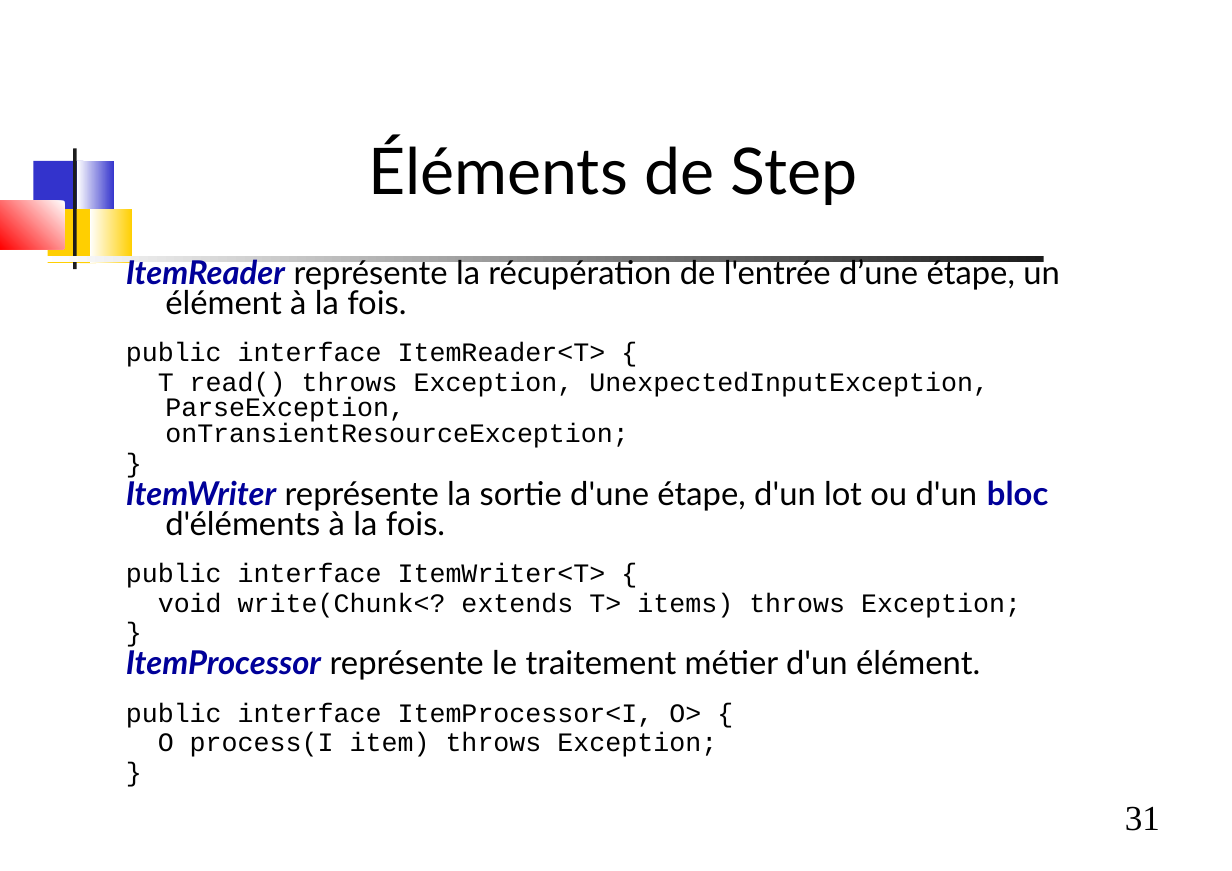
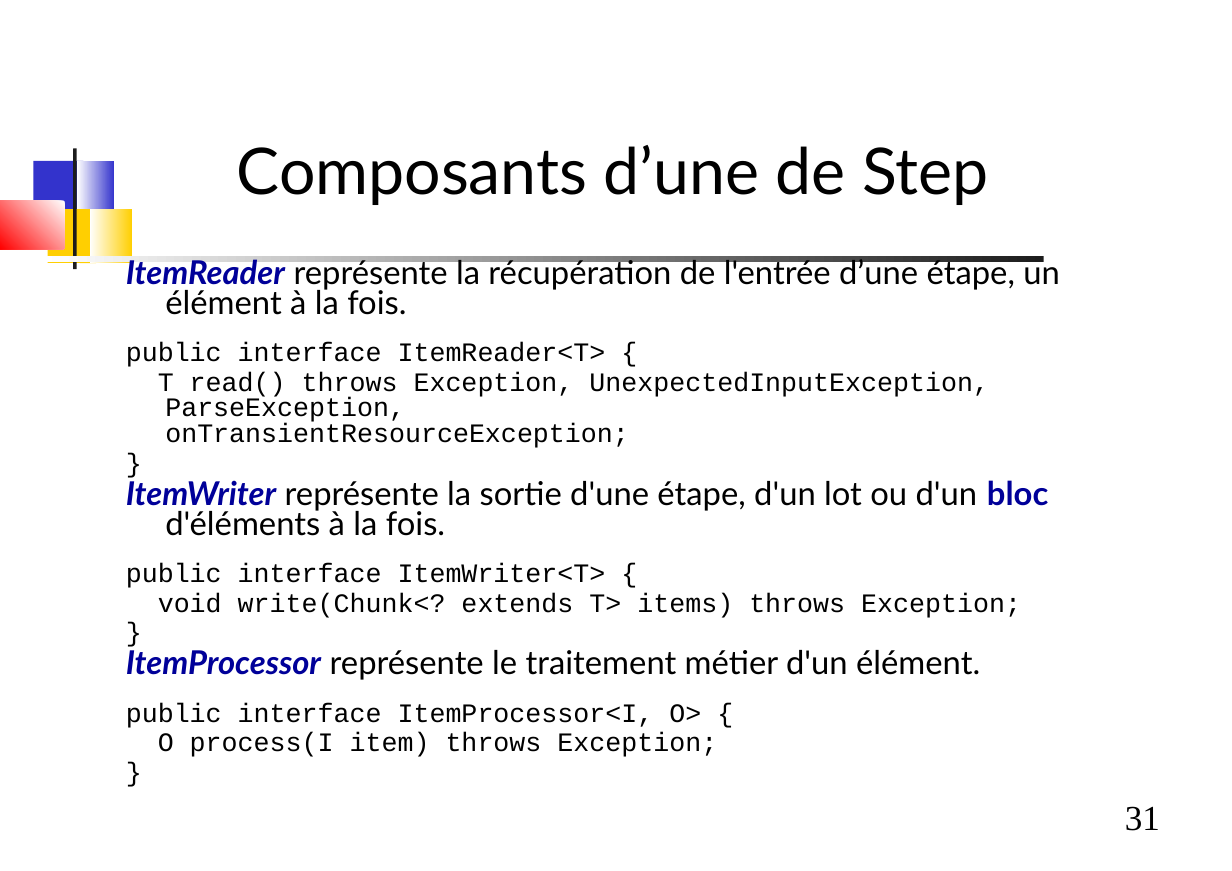
Before and after one commit to dthibau/springbatch, a slide deck: slide 31 of SpringBatch.odp. Drawn at 1232x871 pixels with LibreOffice and Linux fonts; fonts in the diff are those of the drawing. Boxes give left, top, right and bottom in pixels: in the first picture for what was removed or moved away, otherwise in the second. Text is boxed around its words. In the diff, an @@ line names an element or a change of style, - is before the commit and + after.

```diff
--- a/SpringBatch.odp
+++ b/SpringBatch.odp
@@ title at [237,145,989,205]: text changed @@
-Éléments de Step
+Composants d’une de Step
```
Also in this commit, not shown: 7 other slides changed, 3 slides removed, 2 other files.
